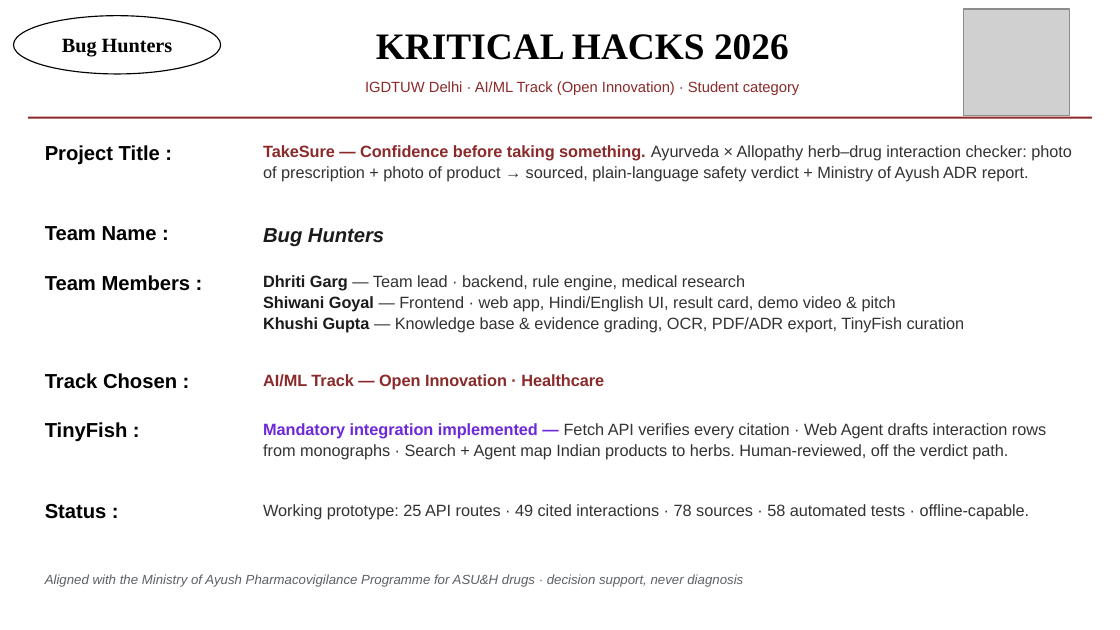
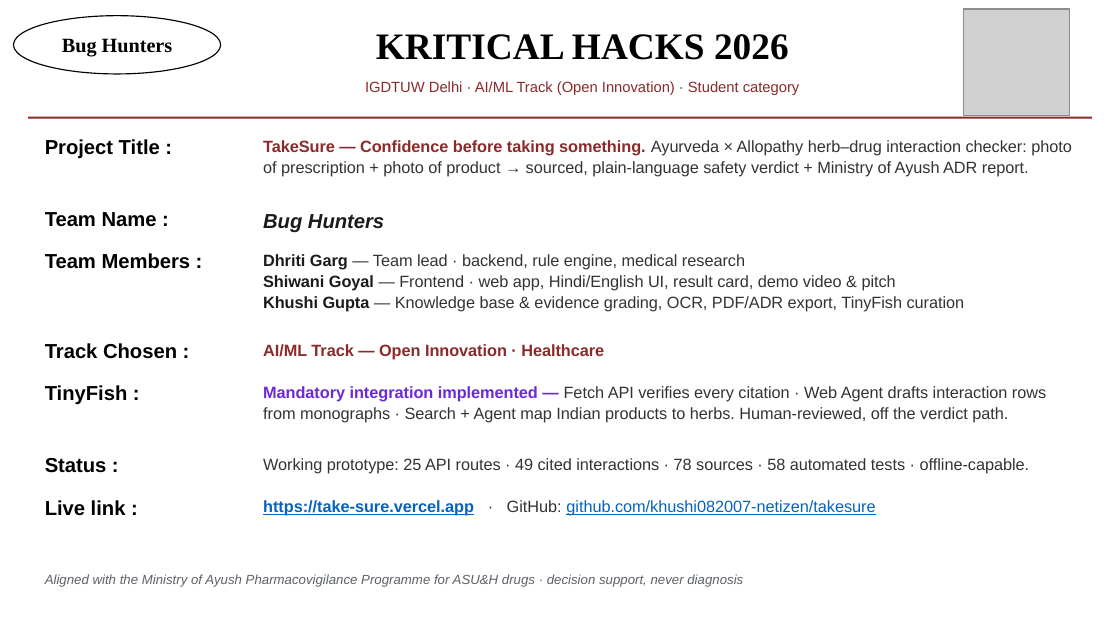
Before and after one commit to khushi082007-netizen/TakeSure, a slide deck: slide 1 of docs/kritical/TakeSure_BugHunters_KriticalHacks2026.pptx. Drawn at 1120x630 pixels with LibreOffice and Linux fonts; fonts in the diff are those of the drawing; grey boxes stand for pictures. Boxes give left, top, right and bottom in pixels: in the first picture for what was removed or moved away, otherwise in the second. Text is boxed around its words. In the diff, an @@ line names an element or a change of style, - is before the commit and + after.

Commit message:
Add live prototype links to README, submission guide and deck

```diff
--- a/docs/kritical/TakeSure_BugHunters_KriticalHacks2026.pptx
+++ b/docs/kritical/TakeSure_BugHunters_KriticalHacks2026.pptx
@@ text "Project Title :" moved from (x1=45, y1=145, x2=160, y2=165) to (x1=45, y1=139, x2=160, y2=159) @@
@@ text "TakeSure — Confidence before taking ..." moved from (x1=263, y1=145, x2=1072, y2=182) to (x1=263, y1=140, x2=1072, y2=177) @@
@@ text "Team Name :" moved from (x1=45, y1=226, x2=157, y2=241) to (x1=45, y1=212, x2=157, y2=227) @@
@@ text "Bug Hunters" moved from (x1=263, y1=228, x2=384, y2=247) to (x1=263, y1=214, x2=384, y2=233) @@
@@ text "Team Members :" moved from (x1=45, y1=275, x2=191, y2=291) to (x1=45, y1=253, x2=191, y2=269) @@
@@ text "Dhriti Garg — Team lead ..." moved from (x1=263, y1=275, x2=965, y2=333) to (x1=263, y1=254, x2=965, y2=312) @@
@@ text "Track Chosen :" moved from (x1=45, y1=373, x2=177, y2=389) to (x1=45, y1=343, x2=177, y2=359) @@
@@ text "AI/ML Track — Open Innovation ..." moved from (x1=263, y1=374, x2=604, y2=390) to (x1=263, y1=344, x2=604, y2=359) @@
@@ text "TinyFish :" moved from (x1=45, y1=422, x2=128, y2=442) to (x1=45, y1=385, x2=128, y2=405) @@
@@ text "Mandatory integration implemented — Fetch ..." moved from (x1=263, y1=423, x2=1046, y2=460) to (x1=263, y1=386, x2=1046, y2=423) @@
@@ text "Status :" moved from (x1=45, y1=504, x2=107, y2=519) to (x1=45, y1=458, x2=107, y2=473) @@
@@ text "Working prototype: 25 API routes ..." moved from (x1=263, y1=504, x2=1030, y2=519) to (x1=263, y1=458, x2=1030, y2=474) @@
@@ text added at (x1=45, y1=500, x2=126, y2=516), 13 pt, text #000000, bold @@
+Live link :
@@ text added at (x1=263, y1=500, x2=875, y2=516), 10.5 pt, text #0563C1, underline @@
+https://take-sure.vercel.app · GitHub: github.com/khushi082007-netizen/takesure
```
Also in this commit, not shown: 4 other files.
